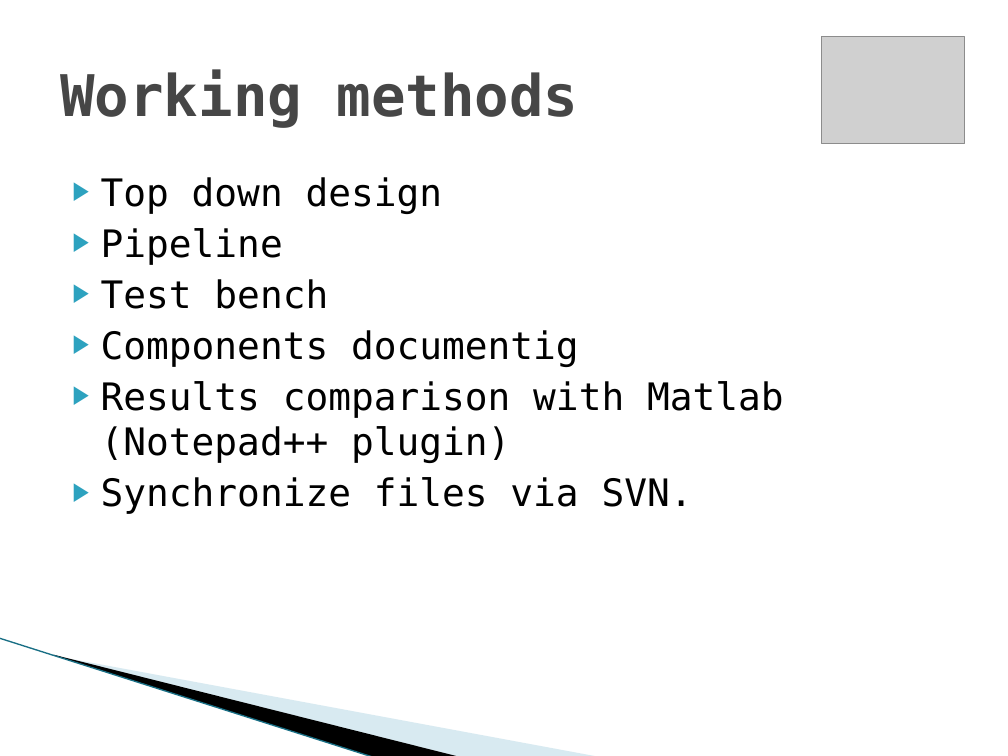
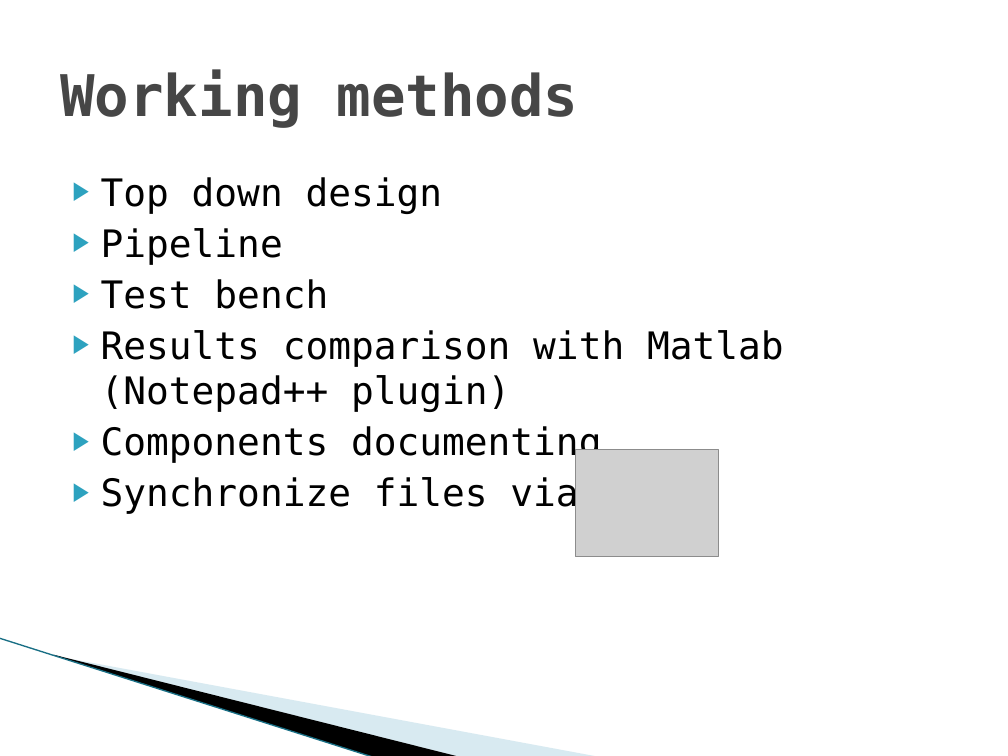
Before and after one commit to shizzz88/image-rotation-technion-ee, a slide deck: slide 31 of Presentation/Final_part_A_Presentation.pptx (slide 33 before the commit). Drawn at 1008x756 pixels with LibreOffice and Linux fonts; fonts in the diff are those of the drawing; grey boxes stand for pictures; background and template pictures are left out. Boxes give left, top, right and bottom in pixels: in the first picture for what was removed or moved away, otherwise in the second. Text is boxed around its words. In the diff, an @@ line names an element or a change of style, - is before the commit and + after.

```diff
--- a/Presentation/Final_part_A_Presentation.pptx
+++ b/Presentation/Final_part_A_Presentation.pptx
@@ text at (x1=101, y1=330, x2=579, y2=367): paragraph removed @@
-▶ Components documentig
@@ text at (x1=101, y1=426, x2=601, y2=463): paragraph added @@
+▶ Components documenting
@@ picture moved from (x1=822, y1=36, x2=965, y2=143) to (x1=576, y1=450, x2=719, y2=556) @@
```
Also in this commit, not shown: 3 other slides changed, 1 slide added, 4 slides removed, 7 other files.
